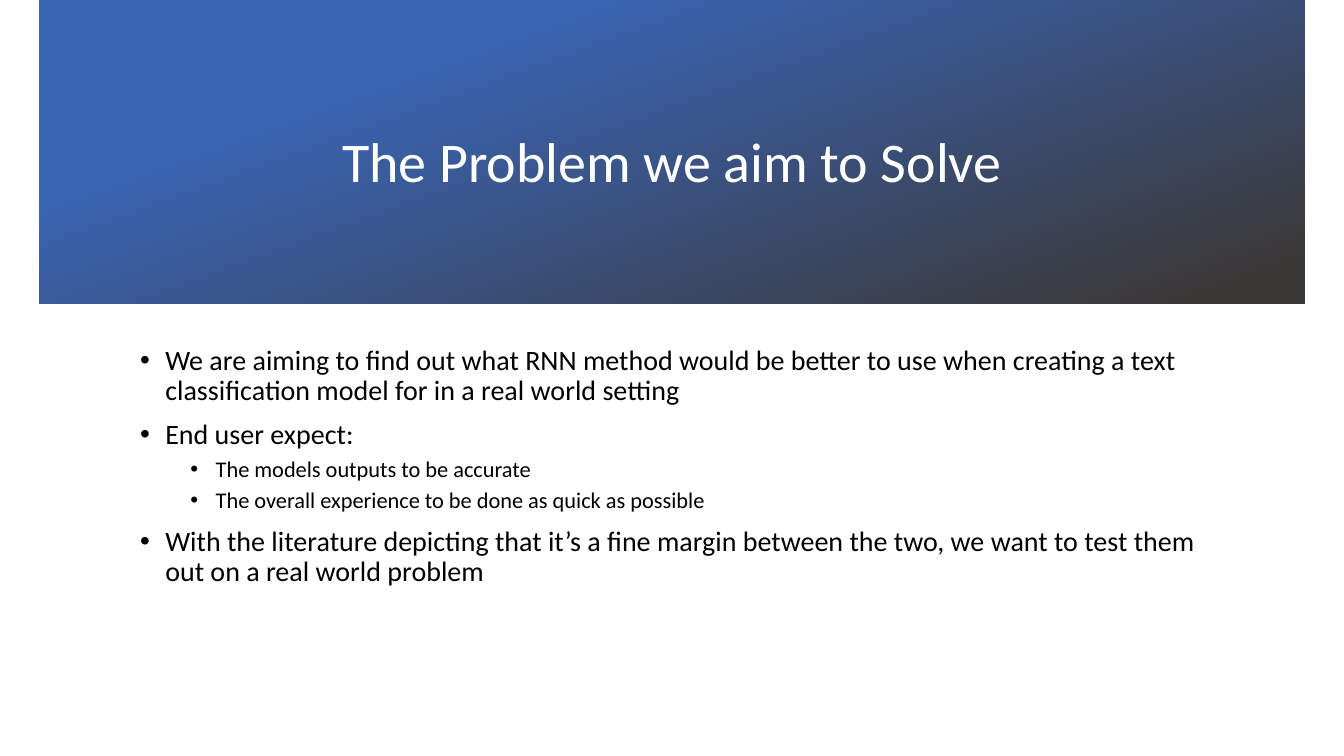
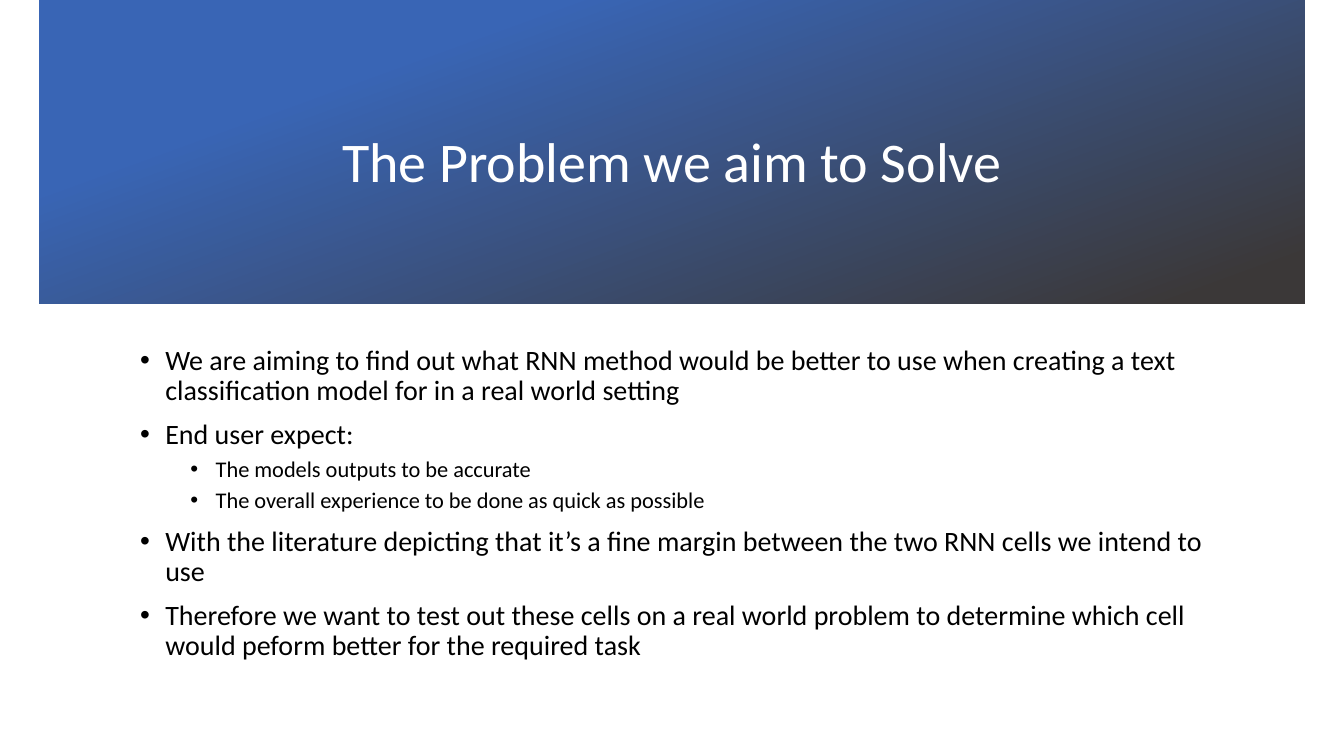
Before and after one commit to codingWithAndy/CSCM38-Adv_Topics-Cyber_Security_and_Ai, a slide deck: slide 3 of Coursework 1/CSCM38- Adv Topics – Cyber Security and Ai Project Proposal.pptx. Drawn at 1344x756 pixels with LibreOffice and Linux fonts; fonts in the diff are those of the drawing; background and template pictures are left out. Boxes give left, top, right and bottom in pixels: in the first picture for what was removed or moved away, otherwise in the second. Text is boxed around its words. In the diff, an @@ line names an element or a change of style, - is before the commit and + after.

```diff
--- a/Coursework 1/CSCM38- Adv Topics – Cyber Security and Ai Project Proposal.pptx
+++ b/Coursework 1/CSCM38- Adv Topics – Cyber Security and Ai Project Proposal.pptx
@@ text at (x1=165, y1=531, x2=1202, y2=660): text changed @@
-• With the literature depicting that it’s a fine margin between the two, we want to test them out on a real world problem
+• With the literature depicting that it’s a fine margin between the two RNN cells we intend to use
+• Therefore we want to test out these cells on a real world problem to determine which cell would peform better for the required task
```
Also in this commit, not shown: 2 other slides changed, 6 other files.
